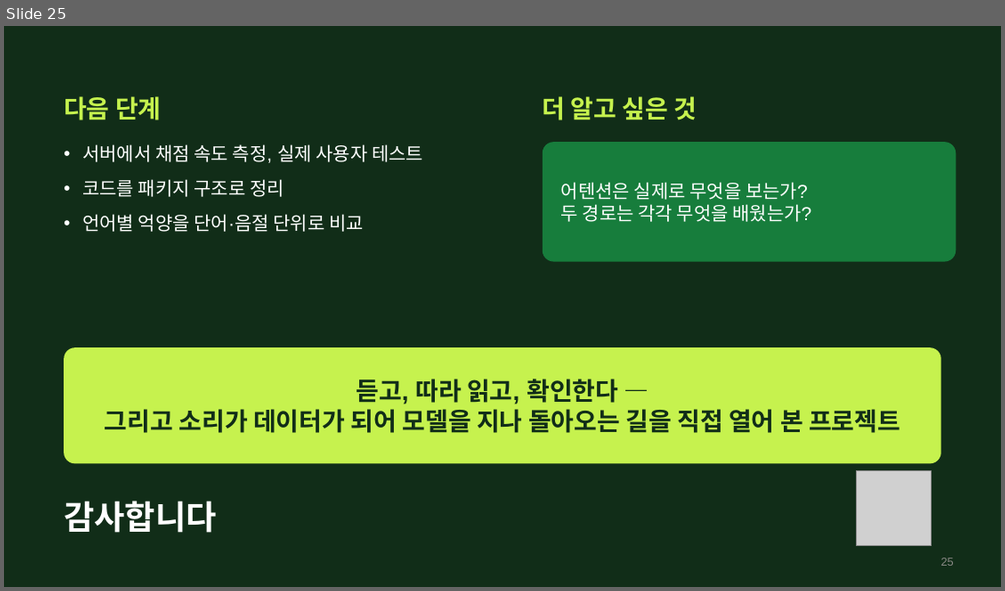
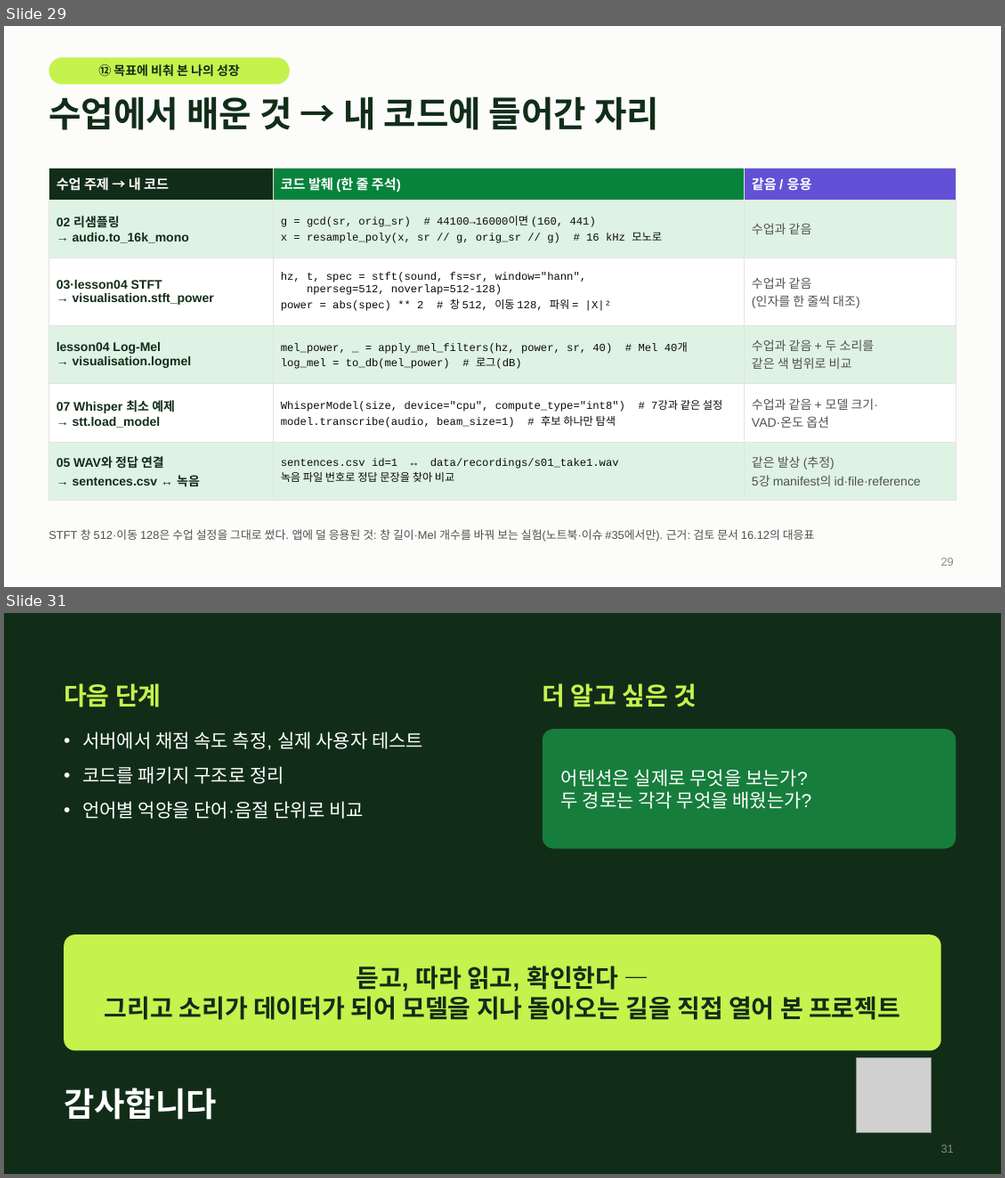
Before and after one commit to greenkey20/song-lingo, a slide deck: docs/slides/발표_20261112_초안.pptx. Shown one above the other, each under a label of ours: slide 25 before the commit, slides 29 and 31 after it; the slides between them are not shown. The pictures are 1005x591 and 1005x1178 pixels, drawn with LibreOffice and Linux fonts; fonts in the diff are those of the drawing; grey boxes stand for pictures; background and template pictures are left out. Boxes give left, top, right and bottom in pixels: in the first picture for what was removed or moved away, otherwise in the second. Text is boxed around its words. In the diff, an @@ line names an element or a change of style, - is before the commit and + after.

```diff
--- a/docs/slides/발표_20261112_초안.pptx
+++ b/docs/slides/발표_20261112_초안.pptx
@@ slide 29 added at [4,26,1001,587], background #FCFCFB @@
@@ rounded rectangle added at [48,57,290,85], fill #C6F24E @@
@@ text added at [98,64,240,77], 12 pt, text #112D18, bold @@
+⑫ 목표에 비춰 본 나의 성장
@@ title added at [48,96,659,130], 34 pt, text #112D18, bold @@
+수업에서 배운 것 → 내 코드에 들어간 자리
@@ table added at [48,168,956,491], 6 rows, 3 columns @@
+수업 주제 → 내 코드 | 코드 발췌 (한 줄 주석) | 같음 / 응용
+02 리샘플링 / → audio.to_16k_mono | g = gcd(sr, orig_sr) # 44100→16000이면 (160, 441) / x = resample_poly(x, sr // g, orig_sr // g) # 16 kHz 모노로 | 수업과 같음
+03·lesson04 STFT / → visualisation.stft_power | hz, t, spec = stft(sound, fs=sr, window="hann", / nperseg=512, noverlap=512-128) / power = abs(spec) ** 2 # 창 512, 이동 128, 파워 = |X|² | 수업과 같음 / (인자를 한 줄씩 대조)
+lesson04 Log-Mel / → visualisation.logmel | mel_power, _ = apply_mel_filters(hz, power, sr, 40) # Mel 40개 / log_mel = to_db(mel_power) # 로그(dB) | 수업과 같음 + 두 소리를 / 같은 색 범위로 비교
+07 Whisper 최소 예제 / → stt.load_model | WhisperModel(size, device="cpu", compute_type="int8") # 7강과 같은 설정 / model.transcribe(audio, beam_size=1) # 후보 하나만 탐색 | 수업과 같음 + 모델 크기· / VAD·온도 옵션
+05 WAV와 정답 연결 / → sentences.csv ↔ 녹음 | sentences.csv id=1 ↔ data/recordings/s01_take1.wav / 녹음 파일 번호로 정답 문장을 찾아 비교 | 같은 발상 (추정) / 5강 manifest의 id·file·reference
@@ text added at [48,529,814,541], 11 pt, text #52514E @@
+STFT 창 512·이동 128은 수업 설정을 그대로 썼다. 앱에 덜 응용된 것: 창 길이·Mel 개수를 바꿔 보는 실험(노트북·이슈 #35에서만). 근거: 검토 문서 16.12의 대응표
@@ page number added at [941,557,954,565], 11 pt, text #8A8985 @@
+29
@@ what was slide 25 is now slide 31 @@
@@ page number at [941,1144,954,1152]: text changed @@
-25
+31
```
Also in this commit, not shown: 11 slides changed, 6 other slides added, 1 slide removed, 6 other files.
